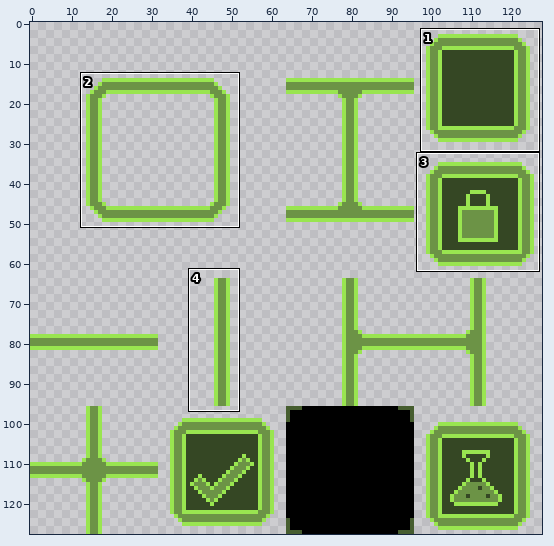
Two states of a pixel-art file, _diagrams/TechTreeTiles.aseprite. Above, an overview of the earlier version with the close-up marked.
Close-up. Earlier state:
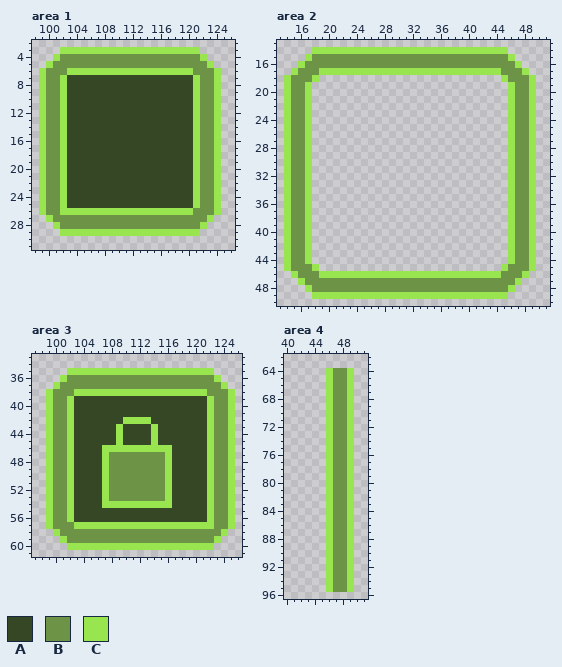
128x128 pixels, 1 frame. Shown: area 1: x 98..126, y 2..31; area 2: x 13..51, y 13..50; area 3: x 97..126, y 33..61; area 4: x 40..51, y 62..96. The commit also changed other parts of the picture, which this record leaves out.
Palette (. is transparent): A #354724  B #6c9346  C #99e550
After the commit:
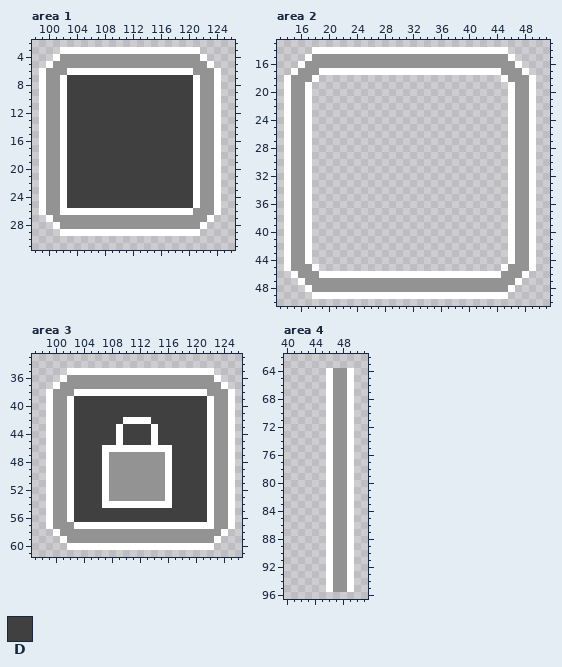
Colours new in this view: D #404040
The edit:
Colour B changes from #6c9346 to #939393.
Colour C changes from #99e550 to #ffffff.
Area 1:
Colour D replaces colour A in rows 7 to 25 at x 103 to 120.
Area 3:
Colour D replaces colour A in rows 39 to 41 at x 103 to 121; in row 42 at x 103 to 109 and 114 to 121; in rows 43 to 45 at x 103 to 108, 110 to 113 and 115 to 121; in rows 46 to 54 at x 103 to 106 and 117 to 121; in rows 55 to 56 at x 103 to 121.
Pixel boxes of the changes (left, top, right, bottom) in both close-ups:
changed: (39, 47, 221, 236)
changed: (284, 47, 536, 299)
changed: (46, 368, 235, 550)
changed: (326, 368, 354, 592)
